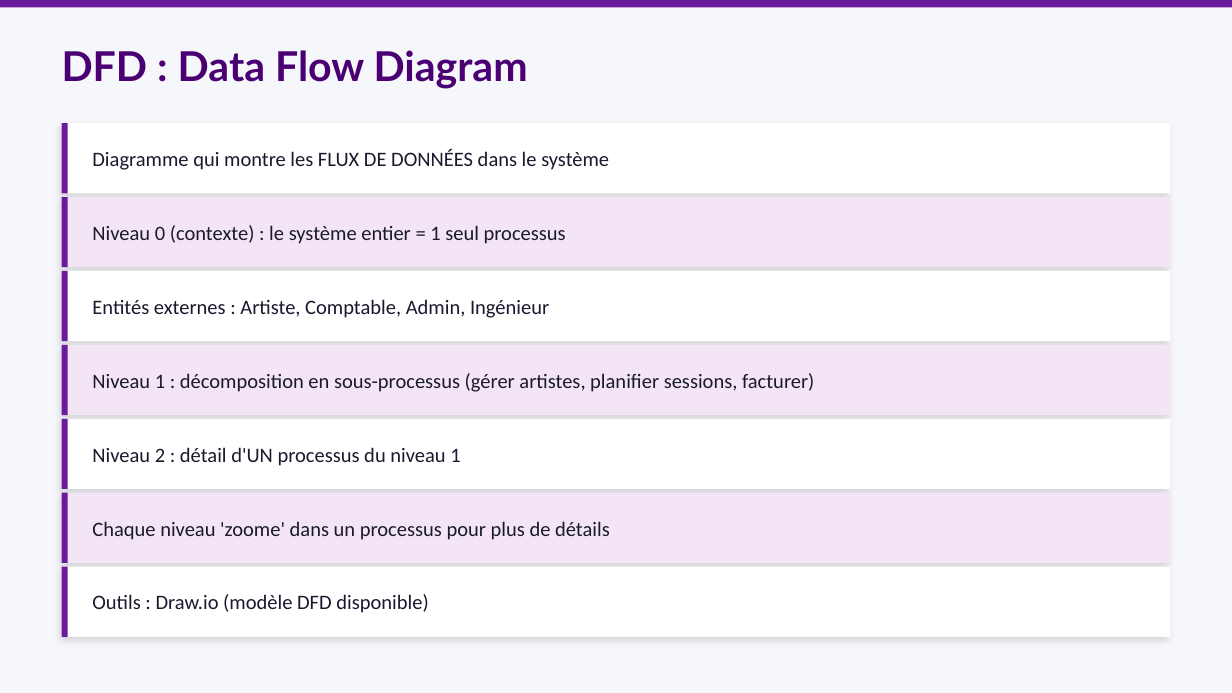
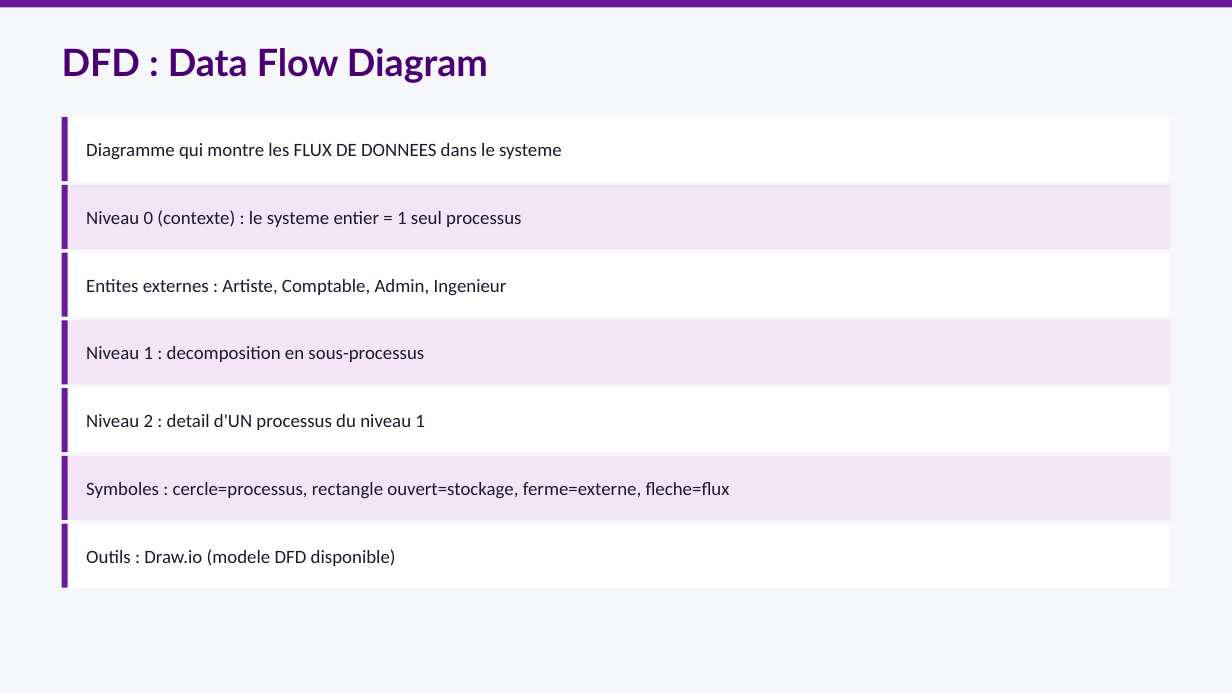
Before and after one commit to mbiTati/unit4_gamifie, a slide deck: slide 3 of pptx/Module19_Documentation_technique.pptx. Drawn at 1232x693 pixels with LibreOffice and Linux fonts; fonts in the diff are those of the drawing. Boxes give left, top, right and bottom in pixels: in the first picture for what was removed or moved away, otherwise in the second. Text is boxed around its words. In the diff, an @@ line names an element or a change of style, - is before the commit and + after.

```diff
--- a/pptx/Module19_Documentation_technique.pptx
+++ b/pptx/Module19_Documentation_technique.pptx
@@ text "DFD : Data Flow Diagram" at (x1=62, y1=48, x2=488, y2=83): size 24 to 22 pt @@
@@ rectangle resized from (x1=62, y1=123, x2=1170, y2=193) to (x1=62, y1=117, x2=1170, y2=181) @@
@@ rectangle resized from (x1=62, y1=123, x2=68, y2=193) to (x1=62, y1=117, x2=68, y2=181) @@
@@ text at (x1=86, y1=143, x2=562, y2=160): text changed; size 12 to 11 pt @@
-Diagramme qui montre les FLUX DE DONNÉES dans le système
+Diagramme qui montre les FLUX DE DONNEES dans le systeme
@@ rectangle resized from (x1=62, y1=197, x2=1170, y2=267) to (x1=62, y1=185, x2=1170, y2=249) @@
@@ rectangle resized from (x1=62, y1=197, x2=68, y2=267) to (x1=62, y1=185, x2=68, y2=249) @@
@@ text at (x1=86, y1=210, x2=522, y2=227): text changed; size 12 to 11 pt @@
-Niveau 0 (contexte) : le système entier = 1 seul processus
+Niveau 0 (contexte) : le systeme entier = 1 seul processus
@@ rectangle resized from (x1=62, y1=271, x2=1170, y2=341) to (x1=62, y1=253, x2=1170, y2=317) @@
@@ rectangle resized from (x1=62, y1=271, x2=68, y2=341) to (x1=62, y1=253, x2=68, y2=317) @@
@@ text at (x1=86, y1=279, x2=507, y2=296): text changed; size 12 to 11 pt @@
-Entités externes : Artiste, Comptable, Admin, Ingénieur
+Entites externes : Artiste, Comptable, Admin, Ingenieur
@@ rectangle resized from (x1=62, y1=345, x2=1170, y2=415) to (x1=62, y1=320, x2=1170, y2=384) @@
@@ rectangle resized from (x1=62, y1=345, x2=68, y2=415) to (x1=62, y1=320, x2=68, y2=384) @@
@@ text at (x1=86, y1=346, x2=424, y2=362): text changed; size 12 to 11 pt @@
-Niveau 1 : décomposition en sous-processus (gérer artistes, planifier sessions, facturer)
+Niveau 1 : decomposition en sous-processus
@@ rectangle resized from (x1=62, y1=419, x2=1170, y2=489) to (x1=62, y1=388, x2=1170, y2=452) @@
@@ rectangle resized from (x1=62, y1=419, x2=68, y2=489) to (x1=62, y1=388, x2=68, y2=452) @@
@@ text at (x1=86, y1=414, x2=425, y2=430): text changed; size 12 to 11 pt @@
-Niveau 2 : détail d'UN processus du niveau 1
+Niveau 2 : detail d'UN processus du niveau 1
@@ rectangle resized from (x1=62, y1=493, x2=1170, y2=563) to (x1=62, y1=456, x2=1170, y2=520) @@
@@ rectangle resized from (x1=62, y1=493, x2=68, y2=563) to (x1=62, y1=456, x2=68, y2=520) @@
@@ text at (x1=86, y1=482, x2=730, y2=499): text changed; size 12 to 11 pt @@
-Chaque niveau 'zoome' dans un processus pour plus de détails
+Symboles : cercle=processus, rectangle ouvert=stockage, ferme=externe, fleche=flux
@@ shadow off in 7 elements at (x1=62, y1=117, x2=1170, y2=181), (x1=62, y1=185, x2=1170, y2=249), (x1=62, y1=253, x2=1170, y2=317), (x1=62, y1=320, x2=1170, y2=384), (x1=62, y1=388, x2=1170, y2=452), (x1=62, y1=456, x2=1170, y2=520), (x1=62, y1=524, x2=1170, y2=588) @@
@@ rectangle resized from (x1=62, y1=567, x2=1170, y2=637) to (x1=62, y1=524, x2=1170, y2=588) @@
@@ rectangle resized from (x1=62, y1=567, x2=68, y2=637) to (x1=62, y1=524, x2=68, y2=588) @@
@@ text at (x1=86, y1=549, x2=396, y2=566): text changed; size 12 to 11 pt @@
-Outils : Draw.io (modèle DFD disponible)
+Outils : Draw.io (modele DFD disponible)
```
Also in this commit, not shown: 6 other slides changed, 4 slides added, 2 slides removed.
